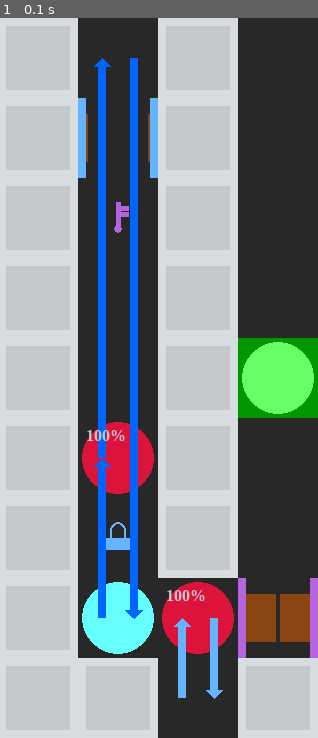
Above: before the commit, frame 1.
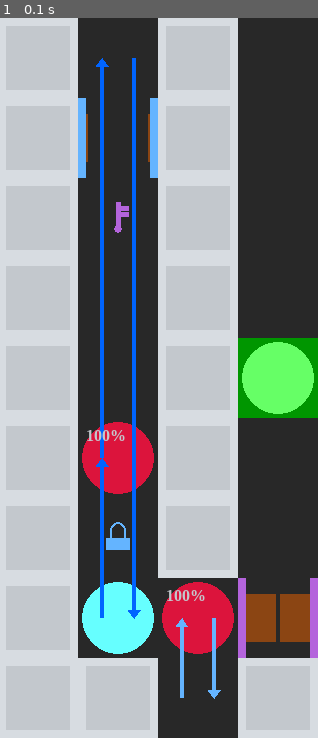
Above: after the commit, the same moment.

Repository: WingedSeal/mazegame
Game: pygame game, started from src/main.py
The game is run twice, just before and just after one commit, with the same random seed, the same clock (stepped at 60 frames per second) and the same inputs.
Inputs:
- Up to frame 1 (0.1 s): no input

The runs differ from the first frame. In frame 1, 2.2% of the frame differs, in the area x 29-71%, y 5-95%.

Commit message:
feat: make arrow thinner

Diff:
--- a/src/mazegame/preview.py
+++ b/src/mazegame/preview.py
@@ -11,7 +11,7 @@
 
 
 _ARROW_PADDING = 0.3
-_ARROW_WIDTH = 0.1
+_ARROW_WIDTH = 0.05
 _ARROW_HEAD_HEIGHT = 0.1
 _ARROW_HEAD_WIDTH_OFFSET = 0.05
 
